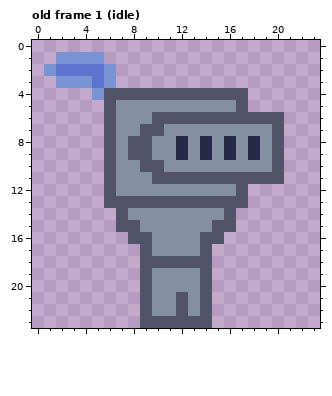
A pixel-art file gets an edit: assets/images/guard.aseprite. The picture above was drawn from the file before the commit.
24x24 pixels, 11 frames. Shown: old frame 1 (idle). The commit also changed other frames, which this record leaves out.
New version:
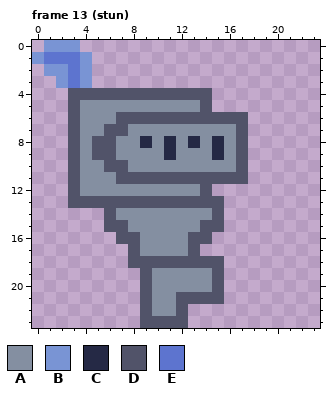
Palette (. is transparent): A #848fa1  B #7994d4  C #252945  D #515369  E #5d74cf
A new or re-ordered frame is compared with the old frame closest to it.
Author's note on the commit: guard falling from high up gets stunned
Edits made:
frames 11 -> 16
--- frame 13 (stun) is new; against old frame 1 (idle)
@@ x 0..23 @@
- 0 ........................
- 1 ..BBBB..................
- 2 .BEEEEB.................
- 3 ..BBBEB.................
- 4 .....BDDDDDDDDDDDD......
- 5 ......DAAAAAAAAAAD......
- 6 ......DAAADDDDDDDDDDD...
- 7 ......DAADDAAAAAAAAAD...
- 8 ......DADDAACACACACAD...
- 9 ......DADDAACACACACAD...
-10 ......DAADDAAAAAAAAAD...
-11 ......DAAADDDDDDDDDDD...
-12 ......DAAAAAAAAAAD......
-13 ......DDDDDDDDDDDD......
-14 .......DAAAAAAAAD.......
-15 .......DDAAAAAADD.......
-16 ........DDAAAADD........
-17 .........DAAAAD.........
-18 .........DDDDDD.........
-19 .........DAAAAD.........
-20 .........DAAAAD.........
-21 .........DAADAD.........
-22 .........DAADAD.........
-23 .........DDDDDD.........
+ 0 .BBB....................
+ 1 BEEEB...................
+ 2 .BBEB...................
+ 3 ..BEB...................
+ 4 ...DDDDDDDDDDDD.........
+ 5 ...DAAAAAAAAAAD.........
+ 6 ...DAAADDDDDDDDDDD......
+ 7 ...DAADDAAAAAAAAAD......
+ 8 ...DADDAACACACACAD......
+ 9 ...DADDAAAACAAACAD......
+10 ...DAADDAAAAAAAAAD......
+11 ...DAAADDDDDDDDDDD......
+12 ...DAAAAAAAAAAD.........
+13 ...DDDDDDDDDDDDD........
+14 ......DAAAAAAAAD........
+15 ......DDAAAAAADD........
+16 .......DDAAAADD.........
+17 ........DAAAAD..........
+18 ........DDDDDDDD........
+19 .........DAAAAAD........
+20 .........DAAAAAD........
+21 .........DAADDDD........
+22 .........DAAD...........
+23 .........DDDD...........
Boxes around the changes in both pictures, in picture pixels (x1, y1, x2, y2):
changed: (32, 40, 284, 328)
